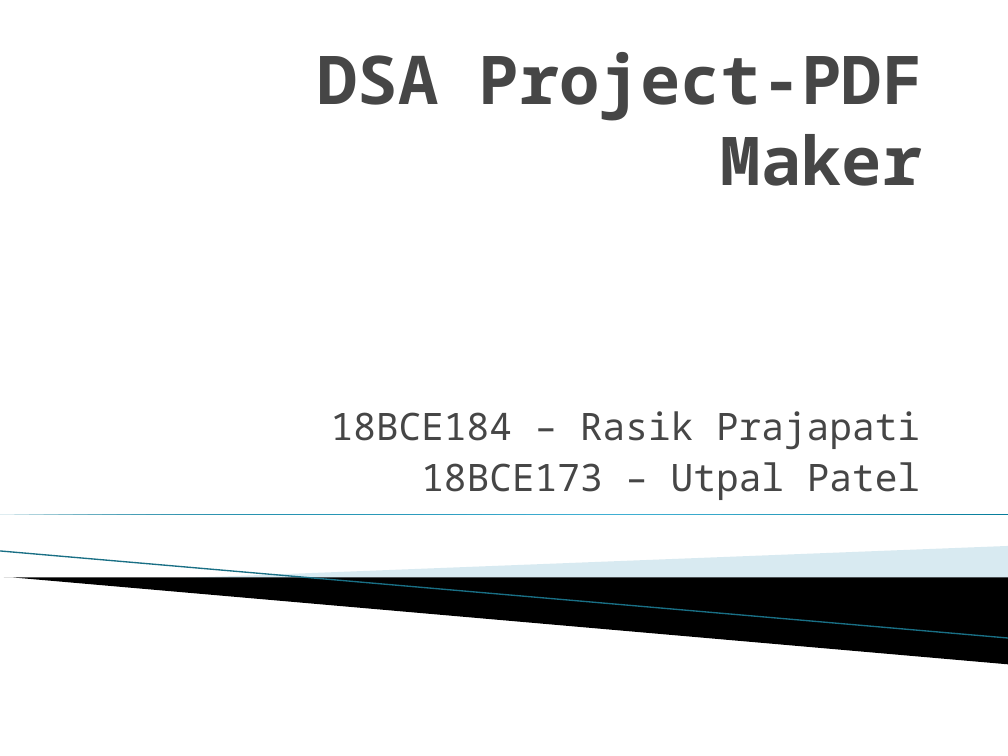
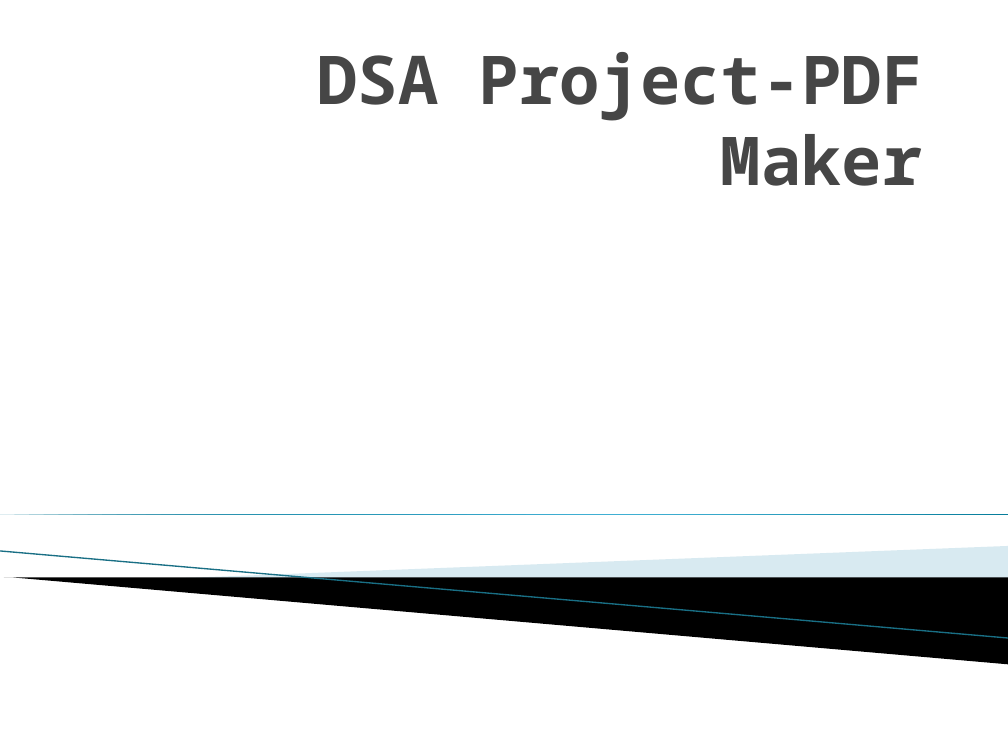
Before and after one commit to arr-swartz/pdf-Maker, a slide deck: slide 1 of DSA Project-PDF Maker.pptx. Drawn at 1008x756 pixels with LibreOffice and Linux fonts; fonts in the diff are those of the drawing; background and template pictures are left out. Boxes give left, top, right and bottom in pixels: in the first picture for what was removed or moved away, otherwise in the second. Text is boxed around its words. In the diff, an @@ line names an element or a change of style, - is before the commit and + after.

```diff
--- a/DSA Project-PDF Maker.pptx
+++ b/DSA Project-PDF Maker.pptx
@@ subtitle removed at <box>331,411,920,500</box> @@
-18BCE184 – Rasik Prajapati
-18BCE173 – Utpal Patel
```
